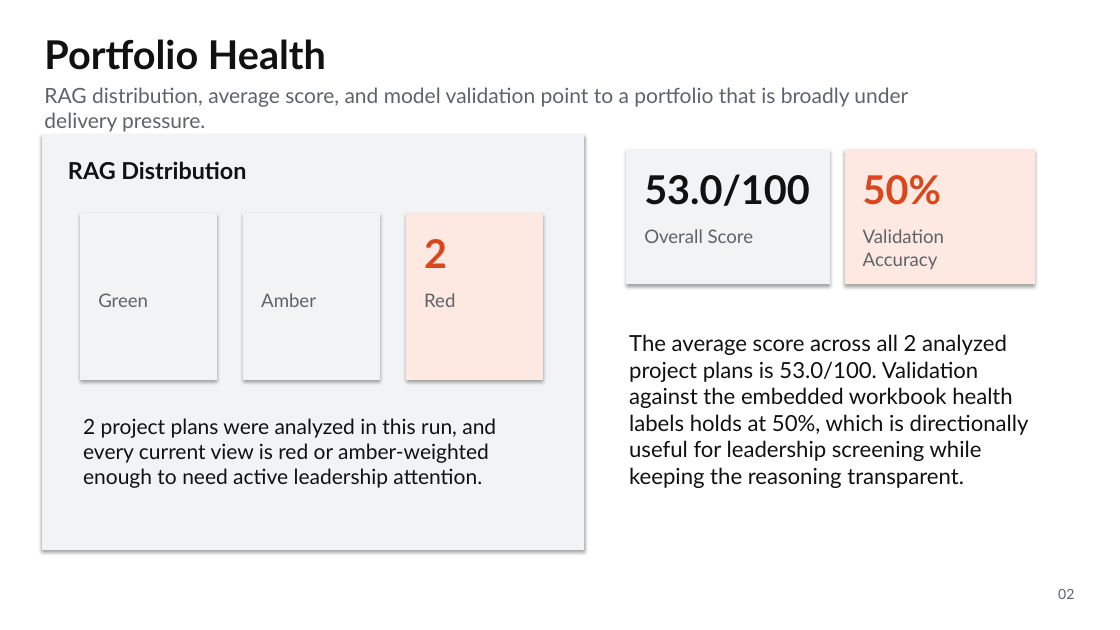
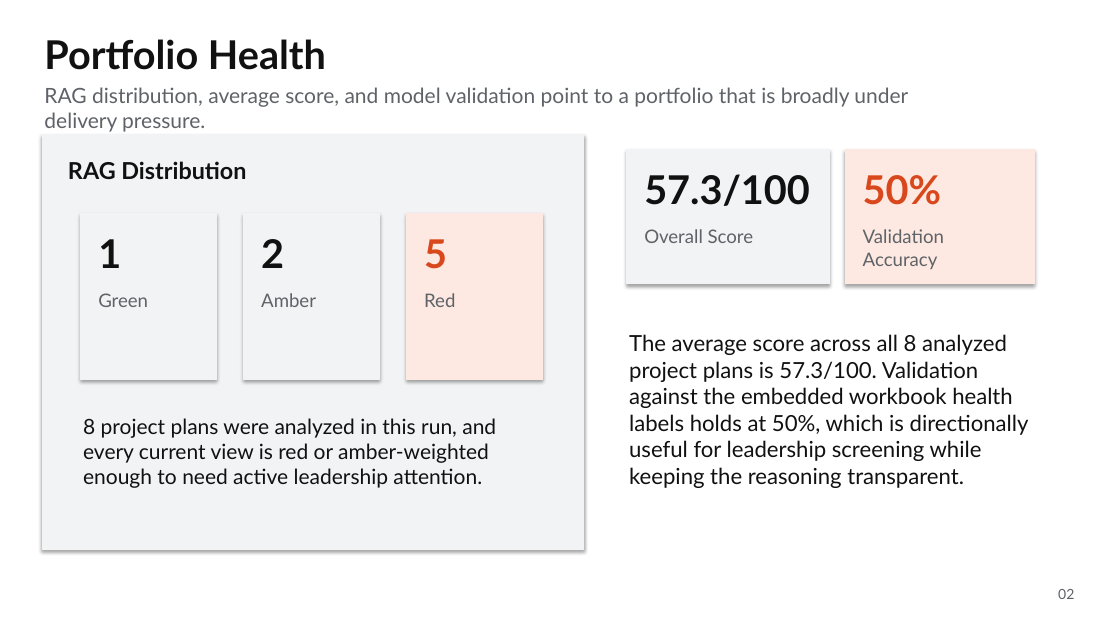
Before and after one commit to Rajibpanda01/Project-Health-Reporting-Agent, a slide deck: slide 2 of deliverables/monthly_executive_deck.pptx. Drawn at 1120x630 pixels with LibreOffice and Linux fonts; fonts in the diff are those of the drawing. Boxes give left, top, right and bottom in pixels: in the first picture for what was removed or moved away, otherwise in the second. Text is boxed around its words. In the diff, an @@ line names an element or a change of style, - is before the commit and + after.

```diff
--- a/deliverables/monthly_executive_deck.pptx
+++ b/deliverables/monthly_executive_deck.pptx
@@ text at box(644, 174, 810, 206): text changed @@
-53.0/100
+57.3/100
@@ text added at box(98, 239, 121, 268), 34 pt, text #111111, bold @@
+1
@@ text "2": place and size @@
-text "2" at box(424, 239, 447, 268)
+text "2" at box(261, 239, 284, 268)
@@ text "2" at box(261, 239, 284, 268): text colour #D9481C to #111111 @@
@@ text added at box(424, 239, 447, 269), 34 pt, text #D9481C, bold @@
+5
@@ text at box(629, 334, 1029, 488): text changed @@
-The average score across all 2 analyzed project plans is 53.0/100. Validation against the embedded workbook health labels holds at 50%, which is directionally useful for leadership screening while keeping the reasoning transparent.
+The average score across all 8 analyzed project plans is 57.3/100. Validation against the embedded workbook health labels holds at 50%, which is directionally useful for leadership screening while keeping the reasoning transparent.
@@ text at box(83, 418, 496, 488): text changed @@
-2 project plans were analyzed in this run, and every current view is red or amber-weighted enough to need active leadership attention.
+8 project plans were analyzed in this run, and every current view is red or amber-weighted enough to need active leadership attention.
```
Also in this commit, not shown: 4 other slides changed.
